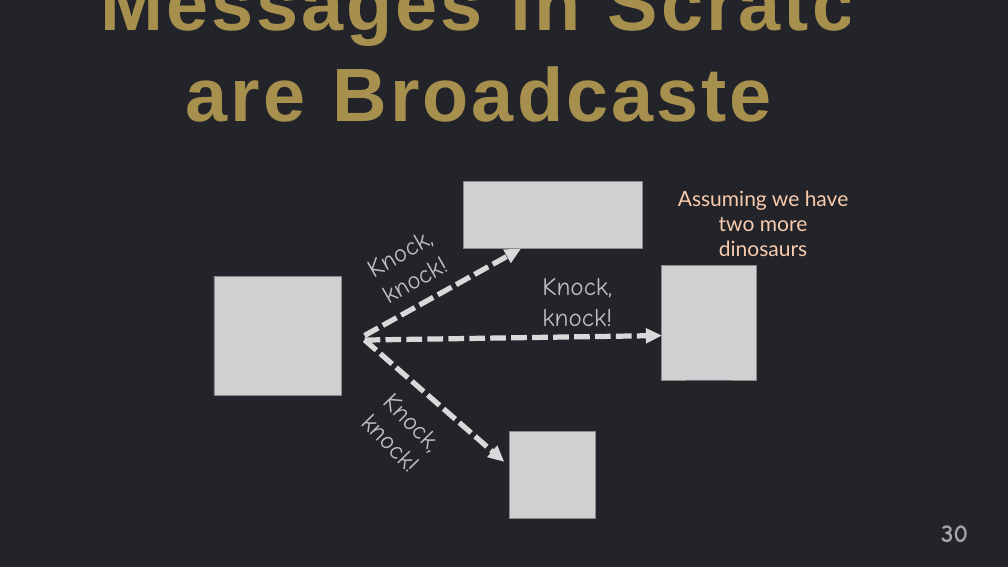
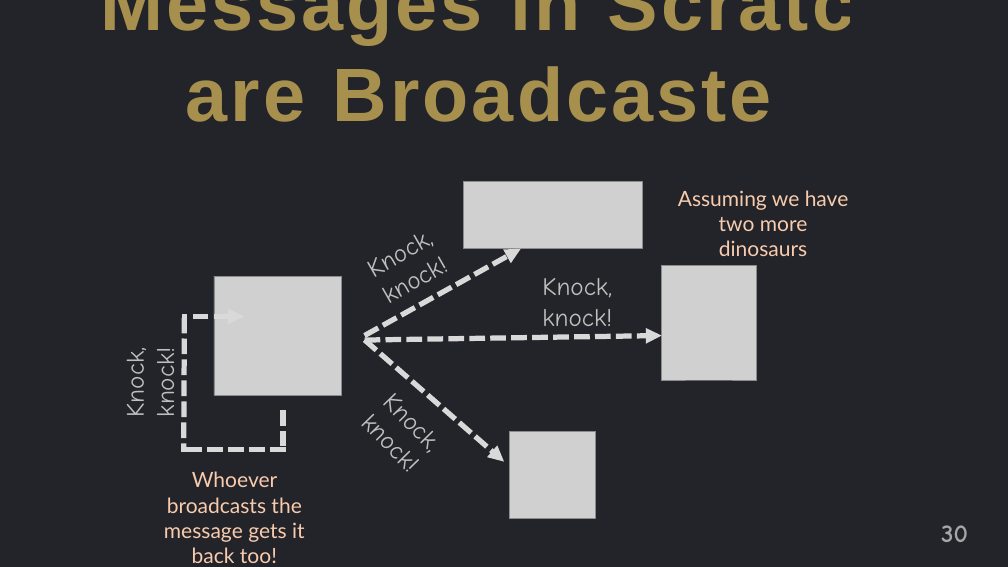
Before and after one commit to jguo108/My-Programming-Courses, a slide deck: slide 30 of Scratch for Newbies/Level2/1 Knock Knock/Note/Notes.pptx. Drawn at 1008x567 pixels with LibreOffice and Linux fonts; fonts in the diff are those of the drawing; grey boxes stand for pictures. Boxes give left, top, right and bottom in pixels: in the first picture for what was removed or moved away, otherwise in the second. Text is boxed around its words. In the diff, an @@ line names an element or a change of style, - is before the commit and + after.

```diff
--- a/Scratch for Newbies/Level2/1 Knock Knock/Note/Notes.pptx
+++ b/Scratch for Newbies/Level2/1 Knock Knock/Note/Notes.pptx
@@ arrow added from (182, 317) to (244, 317), #D9D9D9 5 pt dashed @@
@@ line added from (185, 318) to (184, 452), #D9D9D9 5 pt dashed @@
@@ text added at (119, 354, 183, 415), 24 pt, text #BFBFBF @@
+Knock, knock!
@@ line added from (284, 410) to (284, 451), #D9D9D9 5 pt dashed @@
@@ line added from (286, 449) to (183, 449), #D9D9D9 5 pt dashed @@
@@ text added at (164, 471, 305, 563), 20 pt, text #F8CBAD @@
+Whoever broadcasts the message gets it back too!
```
Also in this commit, not shown: 2 other slides changed, 19 slides added, 3 slides removed, 20 other files.
